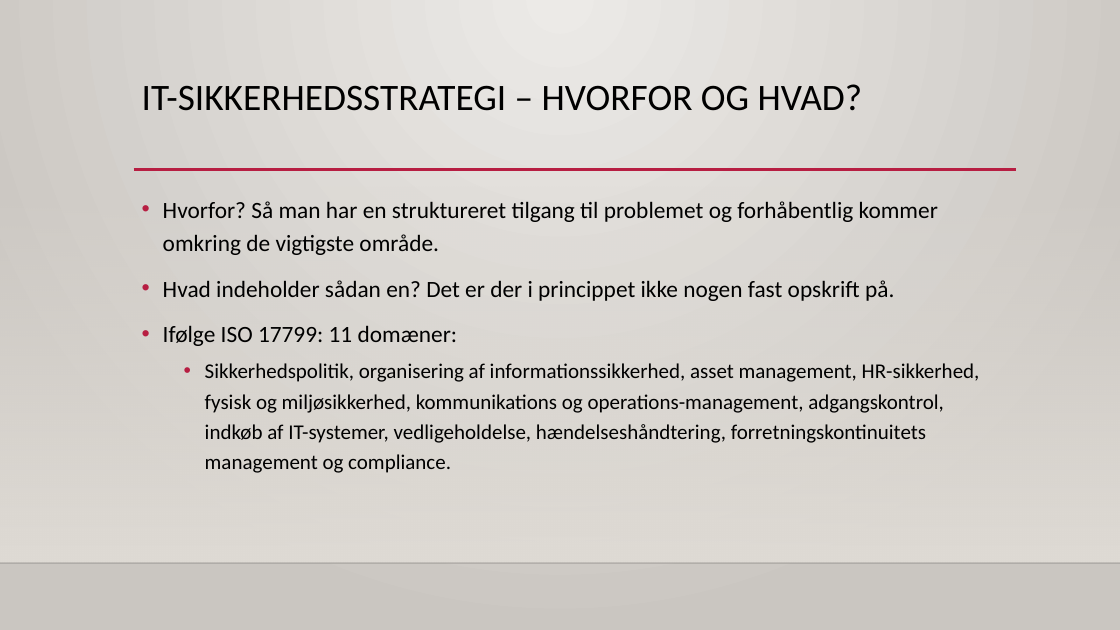
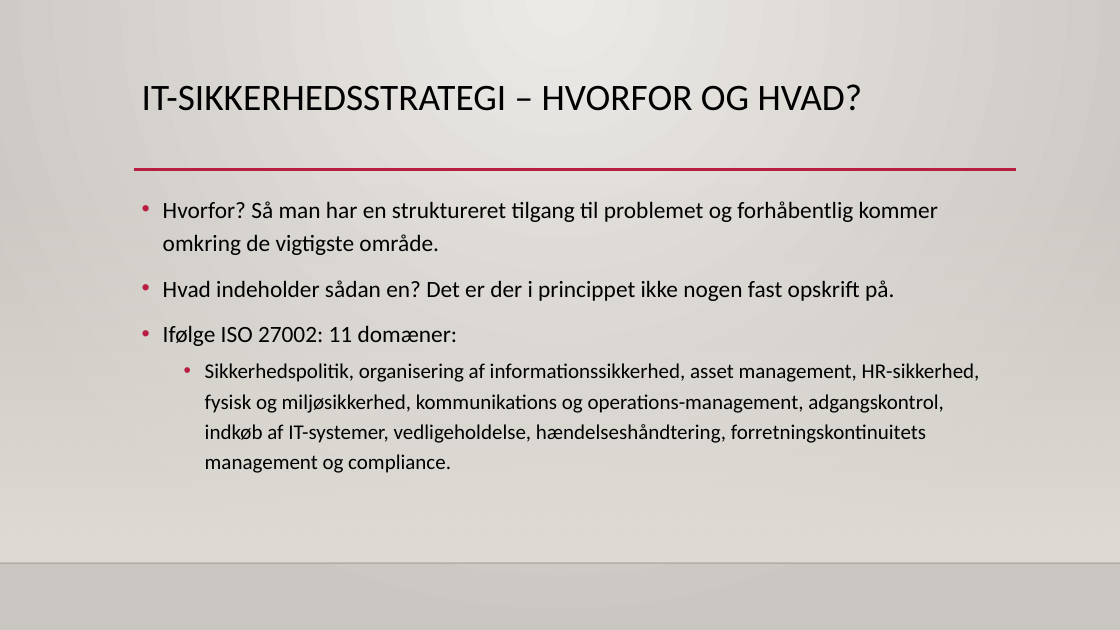
Before and after one commit to philipkaare/presentations, a slide deck: slide 4 of Smartlearning.dk/IT-sikkerhed - webinar 4.pptx. Drawn at 1120x630 pixels with LibreOffice and Linux fonts; fonts in the diff are those of the drawing; background and template pictures are left out. Boxes give left, top, right and bottom in pixels: in the first picture for what was removed or moved away, otherwise in the second. Text is boxed around its words. In the diff, an @@ line names an element or a change of style, - is before the commit and + after.

```diff
--- a/Smartlearning.dk/IT-sikkerhed - webinar 4.pptx
+++ b/Smartlearning.dk/IT-sikkerhed - webinar 4.pptx
@@ text at (x1=163, y1=325, x2=458, y2=346): text changed @@
-• Ifølge ISO 17799: 11 domæner:
+• Ifølge ISO 27002: 11 domæner:
```
Also in this commit, not shown: 3 other slides changed, 2 slides added, 1 other file.
